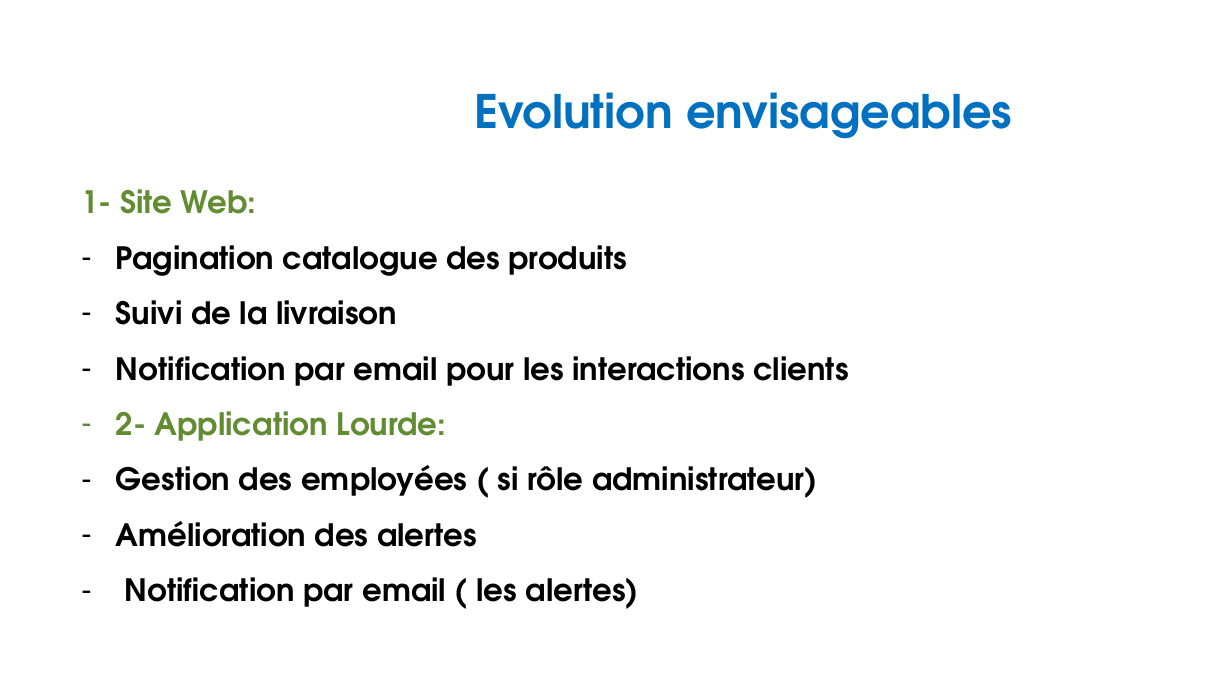
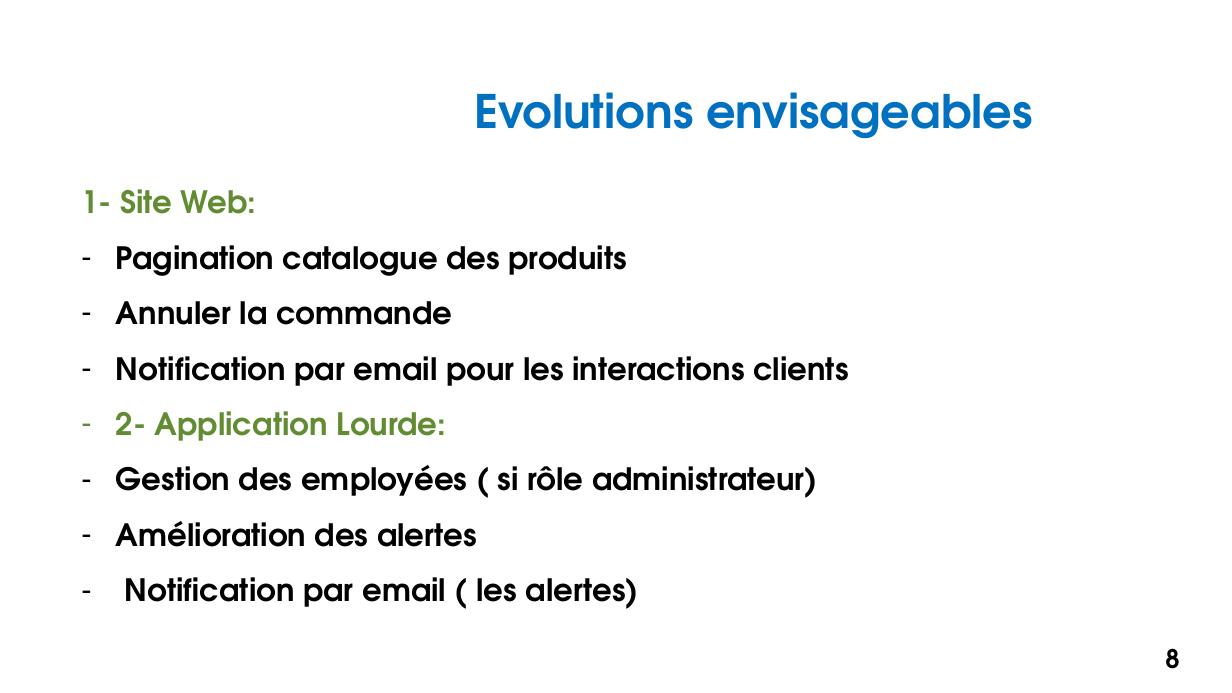
Before and after one commit to Bloc4CESI/Negosud, a slide deck: slide 8 of annexes/PrésentationNegosud.pptm (slide 13 before the commit). Drawn at 1232x693 pixels with LibreOffice and Linux fonts; fonts in the diff are those of the drawing; background and template pictures are left out. Boxes give left, top, right and bottom in pixels: in the first picture for what was removed or moved away, otherwise in the second. Text is boxed around its words. In the diff, an @@ line names an element or a change of style, - is before the commit and + after.

Commit message:
feature -app command client

```diff
--- a/annexes/PrésentationNegosud.pptm
+++ b/annexes/PrésentationNegosud.pptm
@@ text at (474, 92, 1032, 139): text changed @@
-Evolution envisageables
+Evolutions envisageables
@@ text at (116, 301, 452, 325): text changed @@
-– Suivi de la livraison
+– Annuler la commande
@@ page number added at (1165, 648, 1179, 669), 20 pt, text #000000, bold @@
+8
```
Also in this commit, not shown: 13 other slides changed, 1 slide added, 7 other files.
